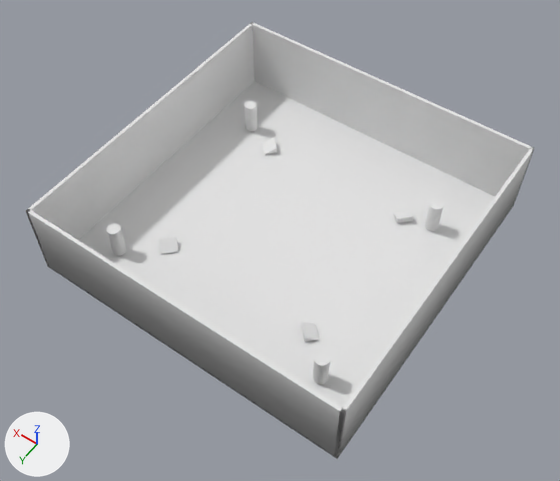
What one commit did to the OBJ model Roomba Rumble/Roomba Rumble/Assets/Level0.obj.
The view is the same before and after, from a 50 mm camera at (-82.2, 119.1, 181.9) aimed at (-2.4, 7.3, 6.3). The axes (+X, +Y, +Z) are drawn at lower left. The lights are the same throughout. Where no turn or scale is listed for an object, it has been applied to the vertices. Vertices at the same position are counted once.

Objects in the first picture: 'Level0'.
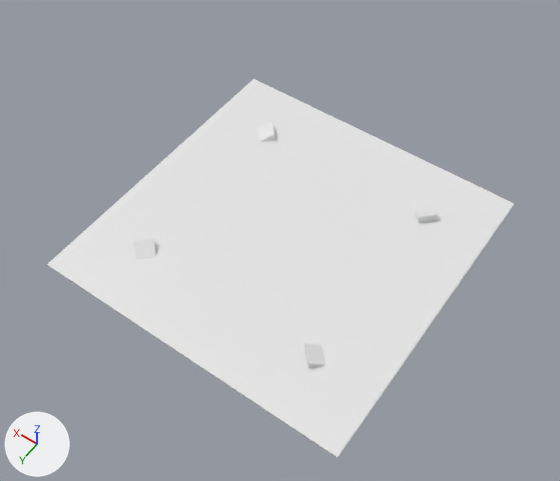
What the commit changed:
me_level0 is used by ob_level0; location (0.0, 0.0, 0.0).
me_level0 had 228 vertices, 428 faces and spanned x -50.0..50.0, y -50.0..50.0, z -0.5..24.5.
me_level0 no longer uses material mat_rampshader1sg (white #e7e7e7).
me_level0 no longer uses material mat_rampshader2sg (white #e7e7e7).
me_level0 no longer uses material mat_blinn5sg (white #e7e7e7).
me_level0 no longer uses material mat_blinn6sg (white #e7e7e7).
me_level0 now has 40 vertices, 52 faces and spans x -50.0..50.0, y -50.0..50.0, z -0.5..2.9.
me_level0 part 1: 8 loose pieces with 200 vertices, spanning x -36.8..38.1, y -31.4..36.7, z 1.0..11.0, are deleted.
Part 2, on me_level0:
20 vertices are removed from x -50.0..50.0, y -50.0..50.0, z -0.5..24.5.
48 faces are deleted.
24 vertices are added at x -33.8..33.8, y -33.8..33.8, z 0.5.
8 new vertices lie (0.0, 0.0, 2.4) away from vertices in x -33.8..33.8, y -33.8..33.8, z 0.5.
40 new faces join them.

Boxes (x1, y1, x2, y2) around the edits, measured in the pictures (560 x 481 px; the box of a moved part takes in the faces that stretch with it):
'Level0', reshaped (8% narrower, 13% shorter): before (26, 22, 534, 459); after (47, 79, 514, 459)
part 1 of me_level0, deleted: before (107, 101, 444, 385)
part 2 of me_level0, moved or reshaped: before (26, 22, 534, 459); after (133, 122, 438, 368)
